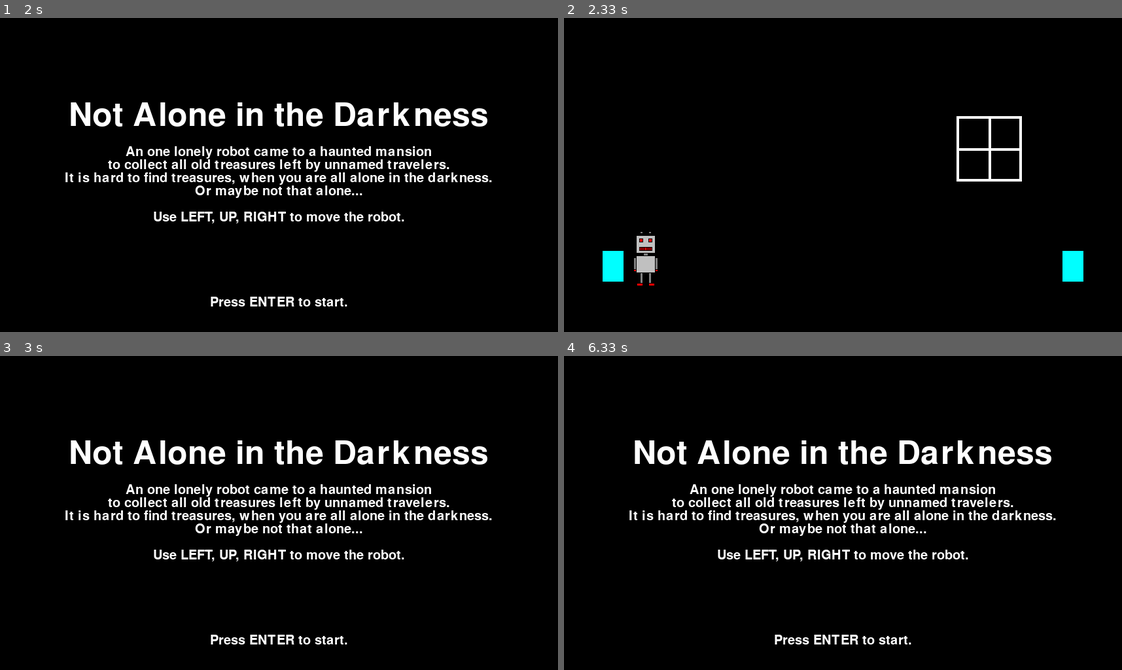
Above: before the commit, frames 1-4 (two rows, left to right).
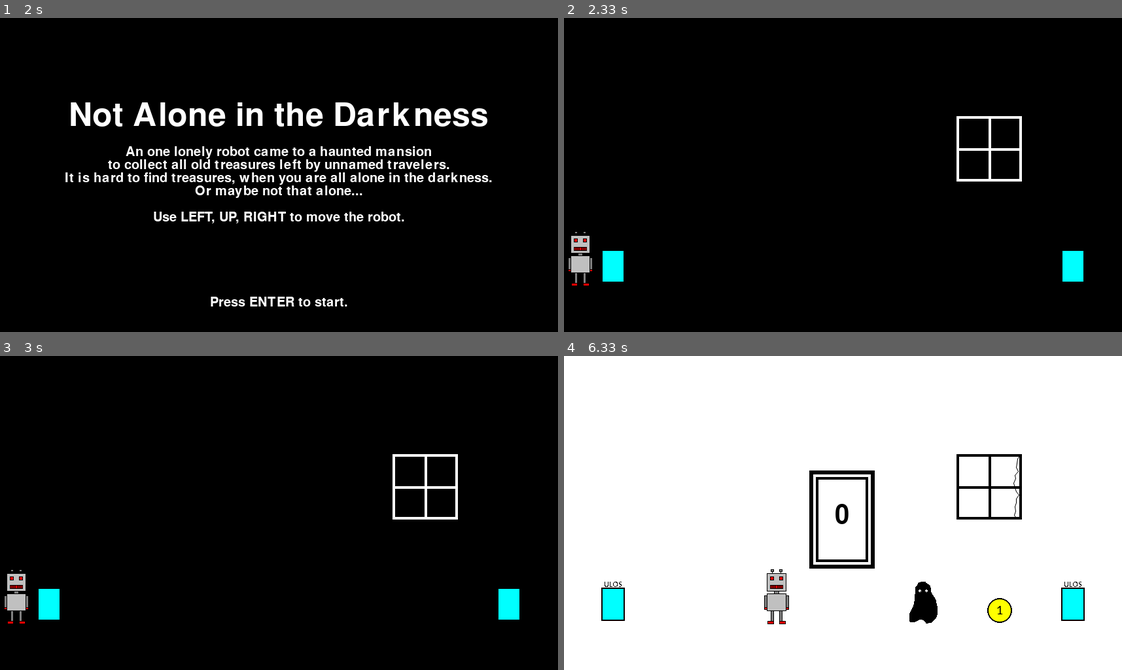
Above: after the commit, the same moments.

Repository: rayskas-test-organization-for-training/example-repository-pygame
Game: pygame game, started from main.py
Same seed, same stepped clock (60 frames per second), same inputs: the game is played once before the commit and once after it.
Inputs:
- Up to frame 1 (2 s): tap Enter at 0.33 s; hold Right 0.67-1.13 s; hold Up 1.17-1.47 s; hold Right 1.5-1.97 s
- Up to frame 2 (2.33 s): tap Enter at 2 s
- Up to frame 3 (3 s): no input
- Up to frame 4 (6.33 s): hold Up 3.33-3.7 s; hold Right 3.73-4.37 s; hold Left 4.4-4.87 s; tap Enter at 4.55, 5.88 s; hold Right 4.9-5.37 s; hold Up 5.4-5.7 s; hold Right 5.73-6.2 s; hold Left from 6.23 s (still down)

Frame 1 is identical in both runs. In frame 2, 0.8% of the frame differs, in the area x 0-17%, y 68-86%; in frame 3, 7.9%; in frame 4, 94%, in the area x 0-100%, y 0-100%.

Commit message:
Fixed movement bugs

Diff:
--- a/main.py
+++ b/main.py
@@ -134,6 +134,11 @@
         while True:
             self.tutki_tapahtumat()
             if self.valikko:
+                self.pisteet = 0
+                self.robotti.x = 0
+                self.oikealle = False
+                self.vasemmalle = False
+                self.kolikko.arvo = False
                 self.piirra_valikko()
             if self.peli:
                 self.piirra_pelin_naytto()
@@ -279,8 +284,6 @@
                    and r_arvot[0] >= h_arvot[0])
         korkeus = r_arvot[1]+self.robo.get_height() >= h_arvot[1]
         if (leveys1 and korkeus) or (leveys2 and korkeus):
-            self.pisteet = 0
-            self.robotti.x = 0
             self.valikko = True
             self.peli = False
 
